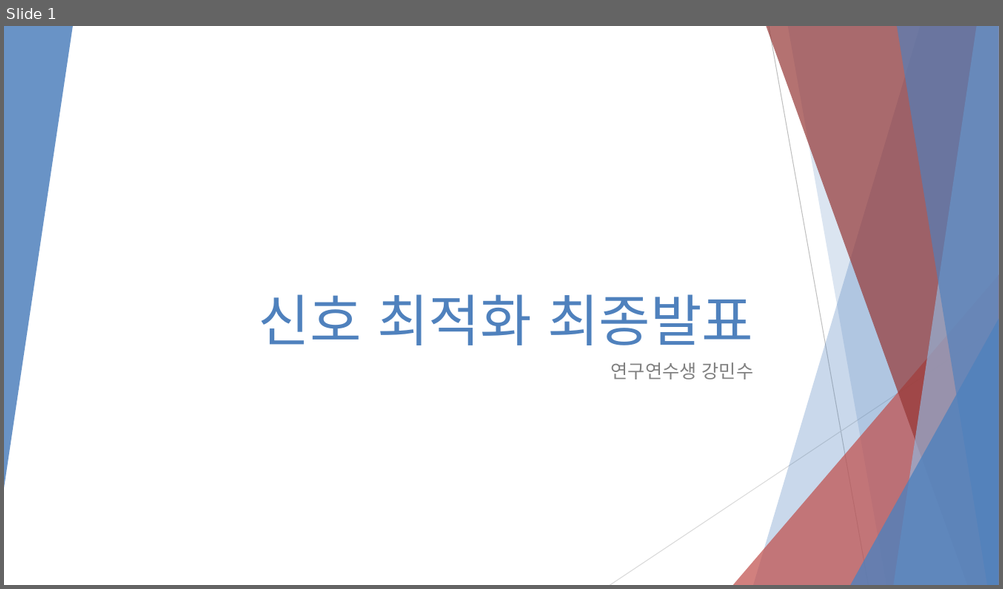
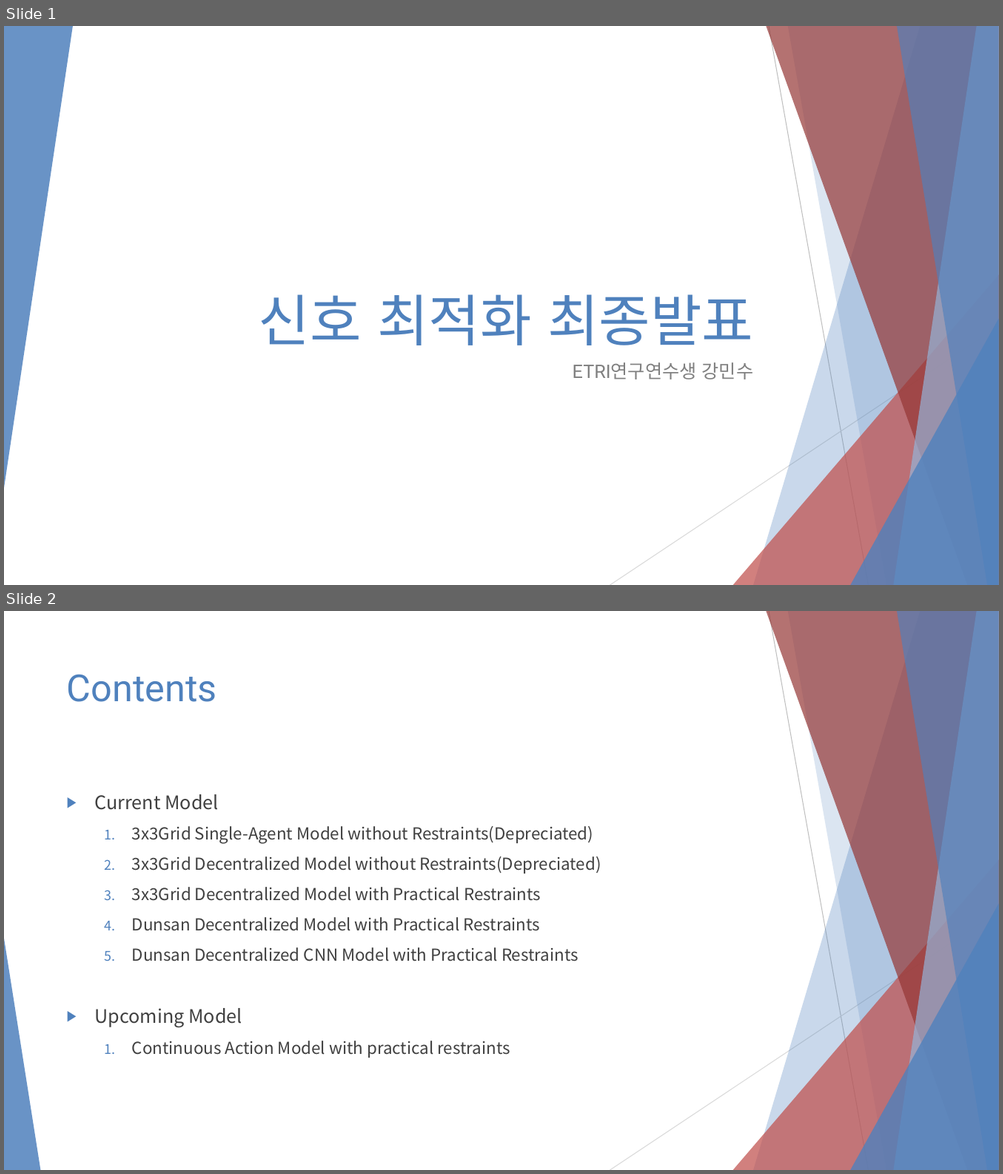
Before and after one commit to 3neutronstar/rl-constraints-traffic, a slide deck: Traffic Optimization Final Speech.pptx. Shown one above the other, each under a label of ours: slide 1 before the commit, slides 1 and 2 after it. The pictures are 1003x589 and 1003x1174 pixels, drawn with LibreOffice and Linux fonts; fonts in the diff are those of the drawing. Boxes give left, top, right and bottom in pixels: in the first picture for what was removed or moved away, otherwise in the second. Text is boxed around its words. In the diff, an @@ line names an element or a change of style, - is before the commit and + after.

```diff
--- a/Traffic Optimization Final Speech.pptx
+++ b/Traffic Optimization Final Speech.pptx
@@ slide 2 added at bbox=[4, 611, 999, 1170], background #FFFFFF; not listed: 9 template elements that a slide beside it also shows @@
@@ title added at bbox=[67, 674, 217, 702], 36 pt, text #4F81BD @@
+Contents
@@ text added at bbox=[95, 795, 600, 1058], 16 pt, text #404040 @@
+▶ Current Model
+  1. 3x3Grid Single-Agent Model without Restraints(Depreciated)
+  2. 3x3Grid Decentralized Model without Restraints(Depreciated)
+  3. 3x3Grid Decentralized Model with Practical Restraints
+  4. Dunsan Decentralized Model with Practical Restraints
+  5. Dunsan Decentralized CNN Model with Practical Restraints
+▶ Upcoming Model
+  1. Continuous Action Model with practical restraints
@@ triangle added at bbox=[4, 939, 40, 1170], fill #4F81BD at 85% opacity @@
@@ slide 1 changed as well @@
@@ subtitle at bbox=[572, 363, 754, 380]: text changed @@
-연구연수생 강민수
+ETRI연구연수생 강민수
```
Also in this commit, not shown: 6 other slides added, 5 slides removed.
